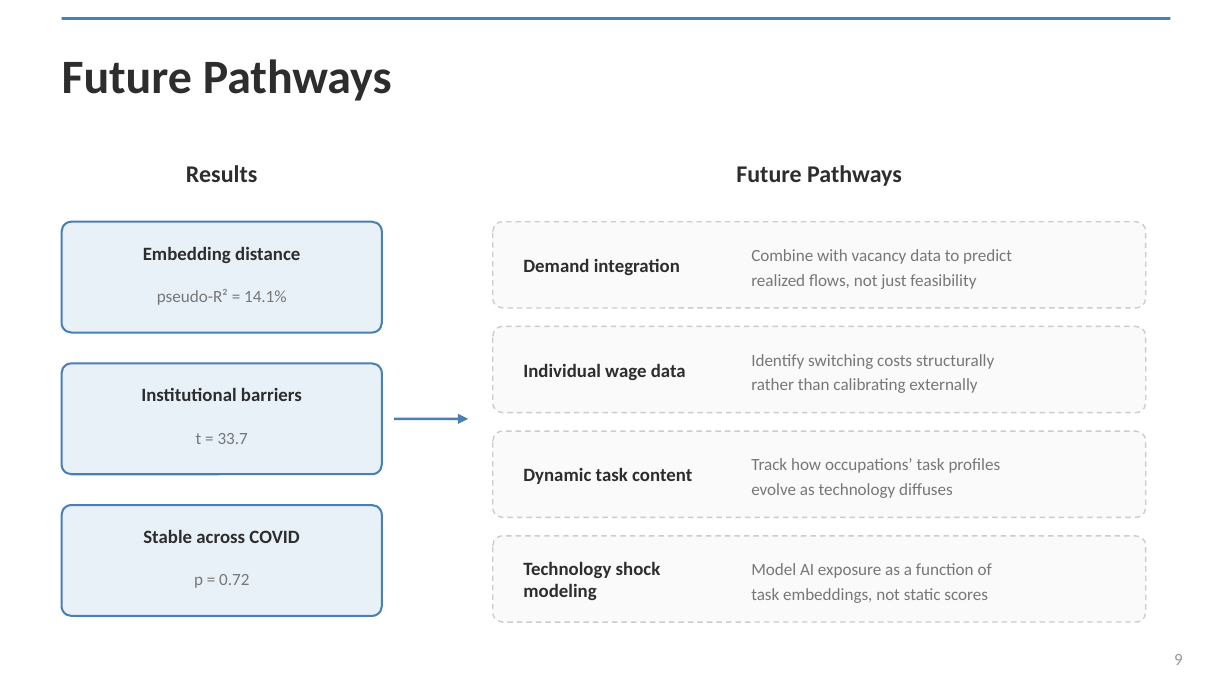
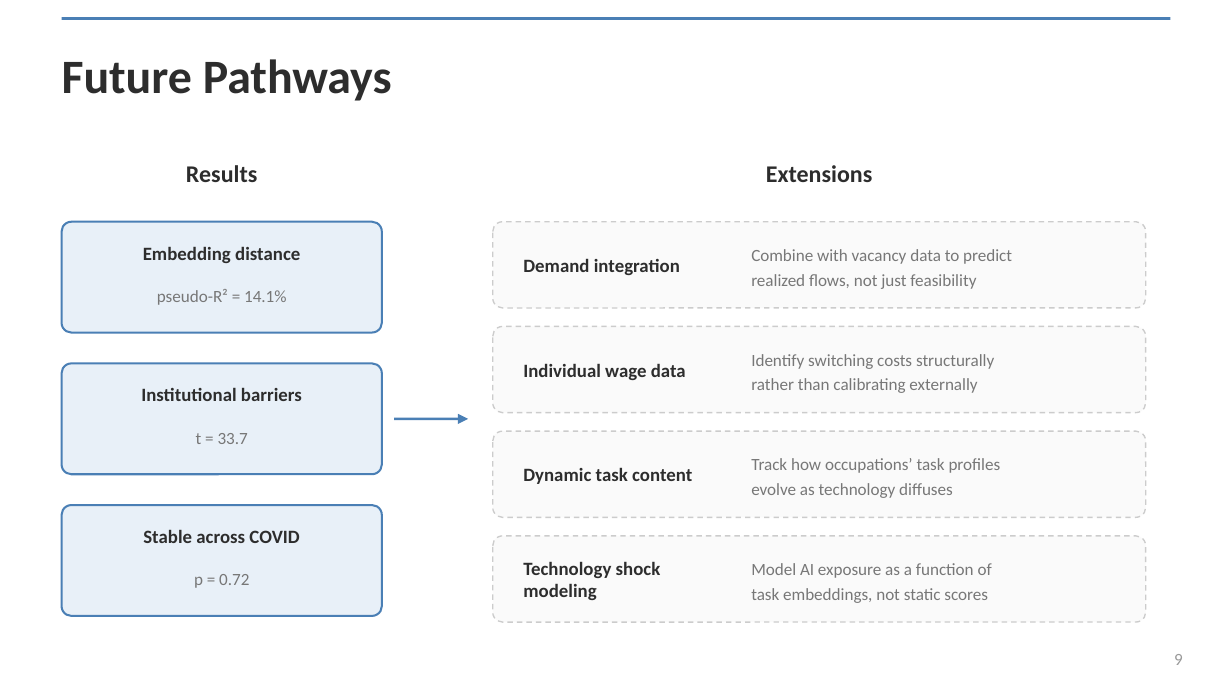
Before and after one commit to spencer2718/task-space-model, a slide deck: slide 9 of writing/presentation/task_embeddings_deck.pptx. Drawn at 1232x693 pixels with LibreOffice and Linux fonts; fonts in the diff are those of the drawing. Boxes give left, top, right and bottom in pixels: in the first picture for what was removed or moved away, otherwise in the second. Text is boxed around its words. In the diff, an @@ line names an element or a change of style, - is before the commit and + after.

```diff
--- a/writing/presentation/task_embeddings_deck.pptx
+++ b/writing/presentation/task_embeddings_deck.pptx
@@ text at (766,165,872,182): text changed @@
-Future Pathways
+Extensions
```
Also in this commit, not shown: 1 other file.
